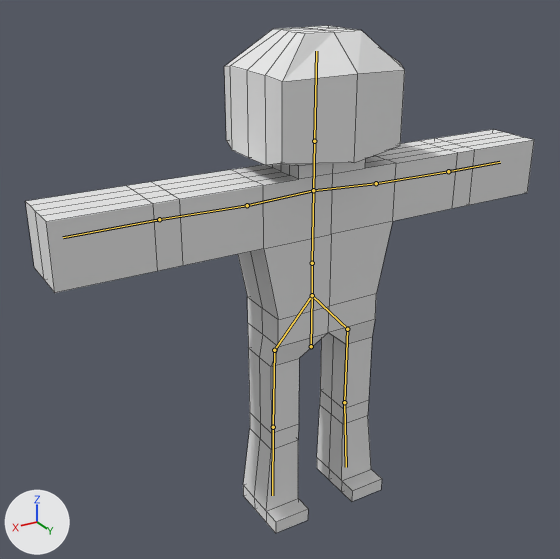
The Blender file Content/Models/person1.blend: old version first, new version second.
Camera for both pictures: a 50 mm lens placed at (6.83, 10.29, 5.09), pointed at (0.71, 0.1, -0.01). The lights are fixed; the arrows at lower left show +X, +Y and +Z. The bones that bend it are drawn over the model as lines. Mesh edges are drawn as thin lines.
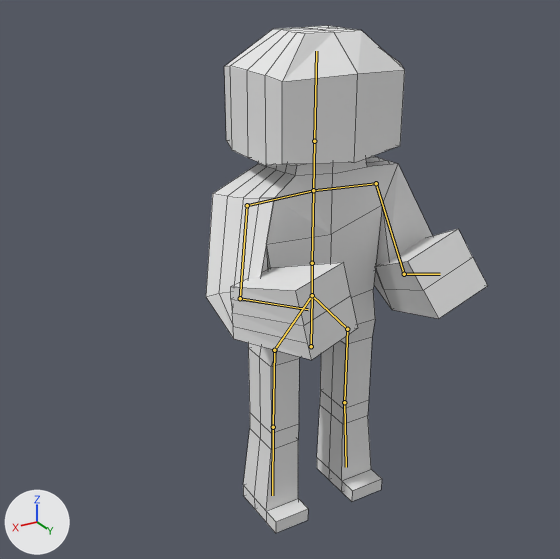
The newer file adds an action. The first version stands in its rest pose; the second is drawn at frame 1 of the action 'Idle'.

What the commit changed:
Bone 'Bone.012' (bone_bone_012) turns from (0, 0, 0) to (-81, -23, -1) degrees about its own x, y and z.
Bone 'Bone.013' (bone_bone_013) turns from (0, 0, 0) to (-12, 9, -94) degrees about its own x, y and z.
Bone 'Bone.015' (bone_bone_015) turns from (0, 0, 0) to (-60, 1, 51) degrees about its own x, y and z.
Bone 'Bone.016' (bone_bone_016) turns from (0, 0, 0) to (43, 27, 105) degrees about its own x, y and z.

What differs and where, as boxes (x1, y1, x2, y2) in the pictures (560 x 559 px):
'Cube', posed (44% narrower)
    before: (26, 26, 534, 533)
    after: (206, 26, 488, 533)
bone 'Bone.012', root to tip
    before: (376, 183) to (448, 171)
    after: (376, 183) to (404, 274)
bone 'Bone.013', root to tip
    before: (448, 171) to (500, 162)
    after: (404, 274) to (440, 274)
bone 'Bone.015', root to tip
    before: (247, 205) to (159, 219)
    after: (247, 205) to (240, 298)
bone 'Bone.016', root to tip
    before: (159, 219) to (63, 237)
    after: (240, 298) to (308, 309)
